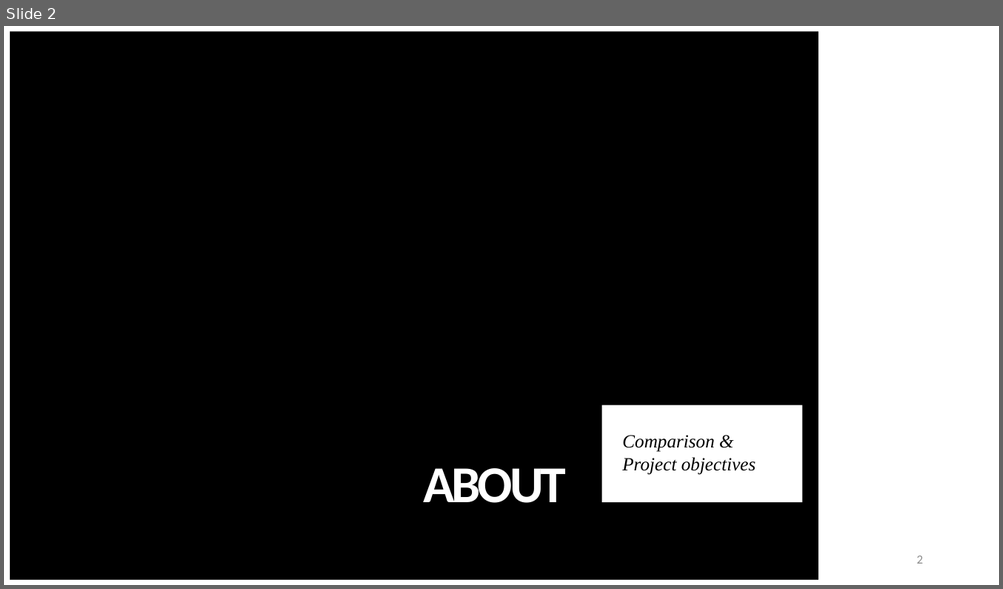
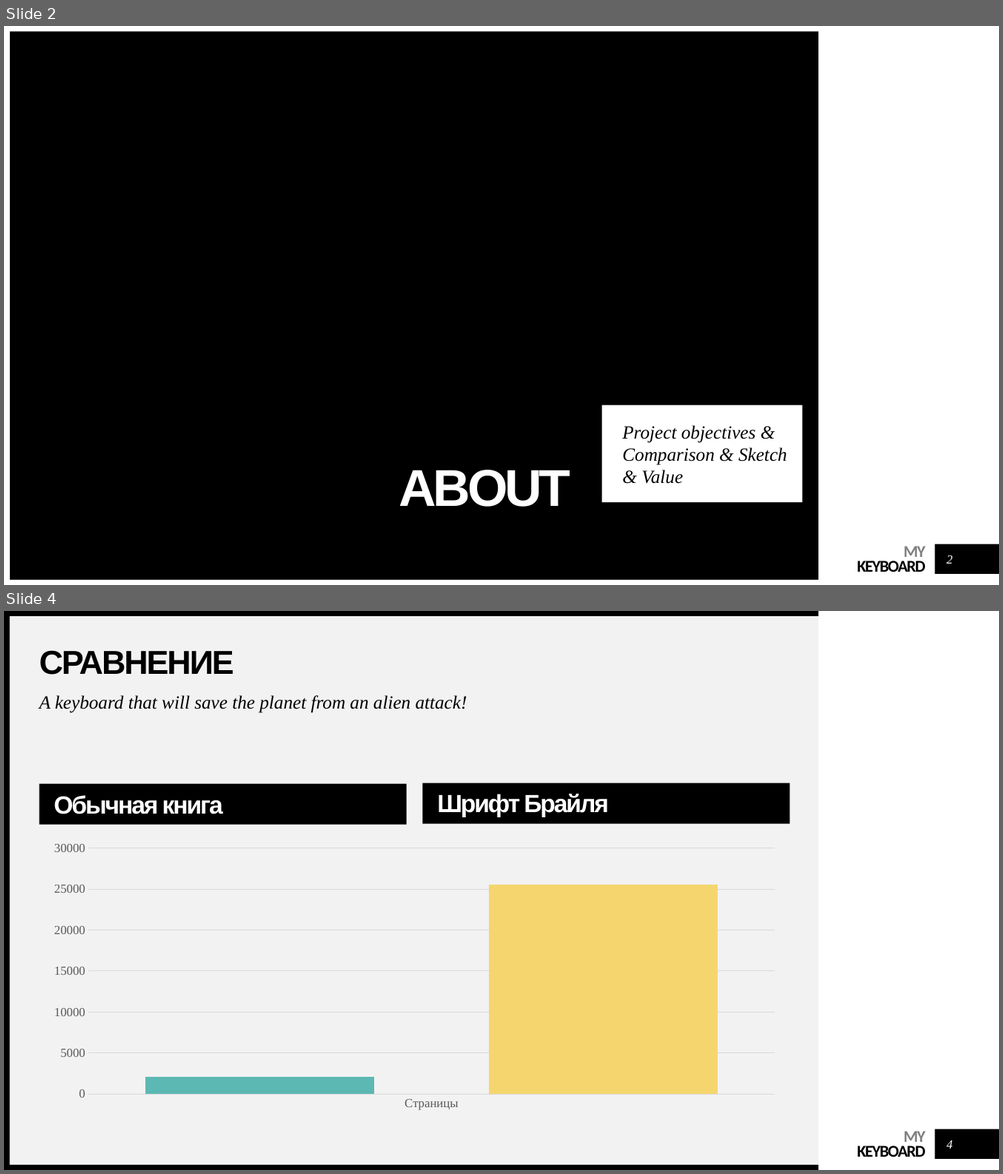
Before and after one commit to ele-group/keyboard, a slide deck: presentation.pptx. Shown one above the other, each under a label of ours: slide 2 before the commit, slides 2 and 4 after it; the slides between them are not shown. The pictures are 1003x589 and 1003x1174 pixels, drawn with LibreOffice and Linux fonts; fonts in the diff are those of the drawing. Boxes give left, top, right and bottom in pixels: in the first picture for what was removed or moved away, otherwise in the second. Text is boxed around its words. In the diff, an @@ line names an element or a change of style, - is before the commit and + after.

```diff
--- a/presentation.pptx
+++ b/presentation.pptx
@@ slide 4 added at (4, 611, 999, 1170), background #FFFFFF; not listed: 2 template elements that a slide beside it also shows @@
@@ rectangle added at (4, 611, 818, 616), fill #000000 @@
@@ rectangle added at (5, 614, 11, 1170), fill #000000 @@
@@ rectangle added at (10, 616, 819, 1165), fill #F2F2F2 @@
@@ title added at (40, 650, 234, 675), 32 pt, text #000000, bold @@
+СРАВНЕНИЕ
@@ text added at (40, 695, 467, 713), 18 pt, text #000000, italic @@
+A keyboard that will save the planet from an alien attack!
@@ text added at (39, 784, 406, 825), fill #000000, 24 pt, text #FFFFFF, bold @@
+Обычная книга
@@ text added at (423, 783, 790, 824), fill #000000, 24 pt, text #FFFFFF, bold @@
+Шрифт Брайля
@@ column chart added at (39, 836, 790, 1116) @@
+categories: Страницы
+Series 1: 2100
+Series 2: 25600
@@ page number added at (946, 1141, 952, 1149), 12 pt, text #FFFFFF, italic @@
+4
@@ rectangle added at (4, 1165, 818, 1170), fill #000000 @@
@@ slide 2 changed as well @@
@@ title "ABOUT" at (399, 470, 571, 507): font Calibri to Arial @@
@@ subtitle at (622, 426, 787, 484): text changed @@
-Comparison &
-Project objectives
+Project objectives & Comparison & Sketch & Value
@@ text added at (856, 546, 925, 572), 16 pt, text #000000, bold @@
+MY
+KEYBOARD
@@ rectangle added at (935, 545, 999, 574), fill #000000 @@
@@ page number: place and size @@
-page number at (916, 556, 922, 564)
+page number at (946, 556, 952, 564)
@@ page number at (946, 556, 952, 564): font Calibri to Times New Roman, text colour #8C8C8C to #FFFFFF, italic on; alignment right to centre @@
```
Also in this commit, not shown: 2 other slides changed, 3 other slides added, 1 slide removed, 26 other files.
